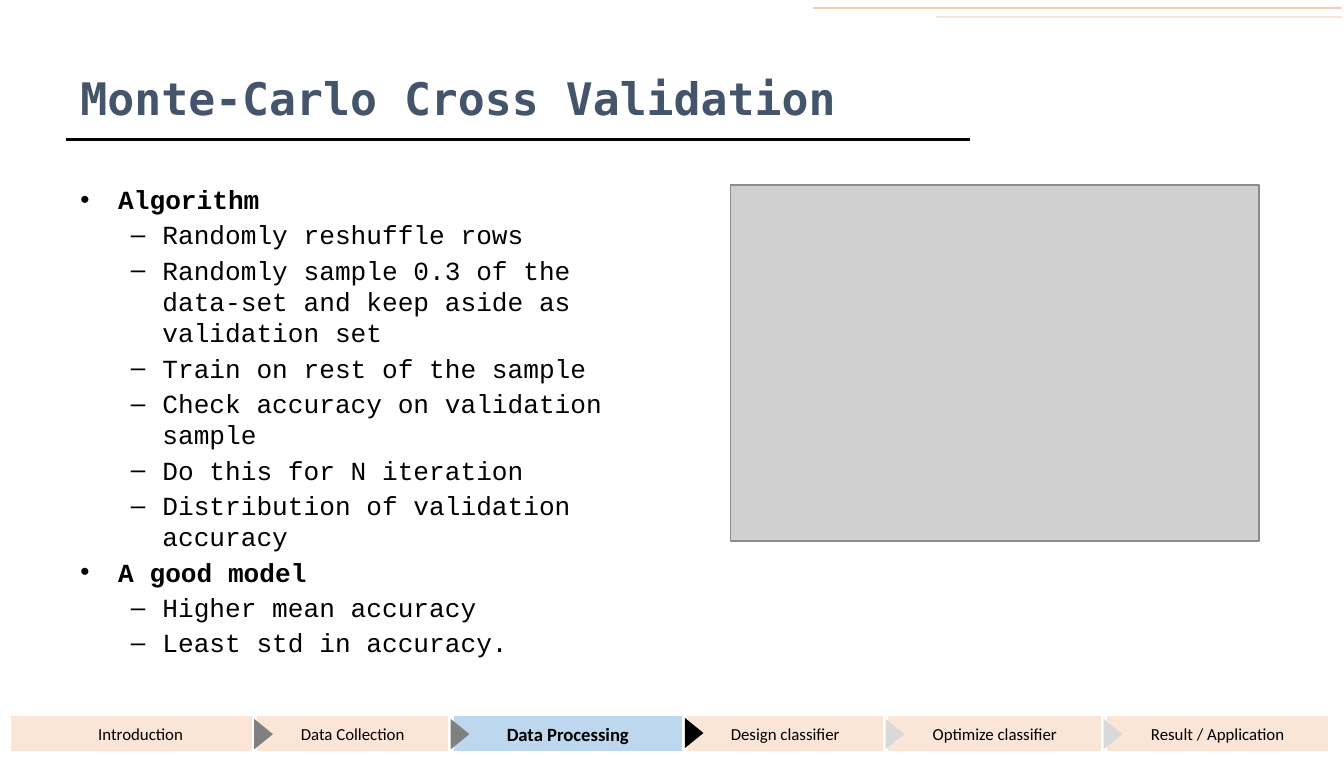
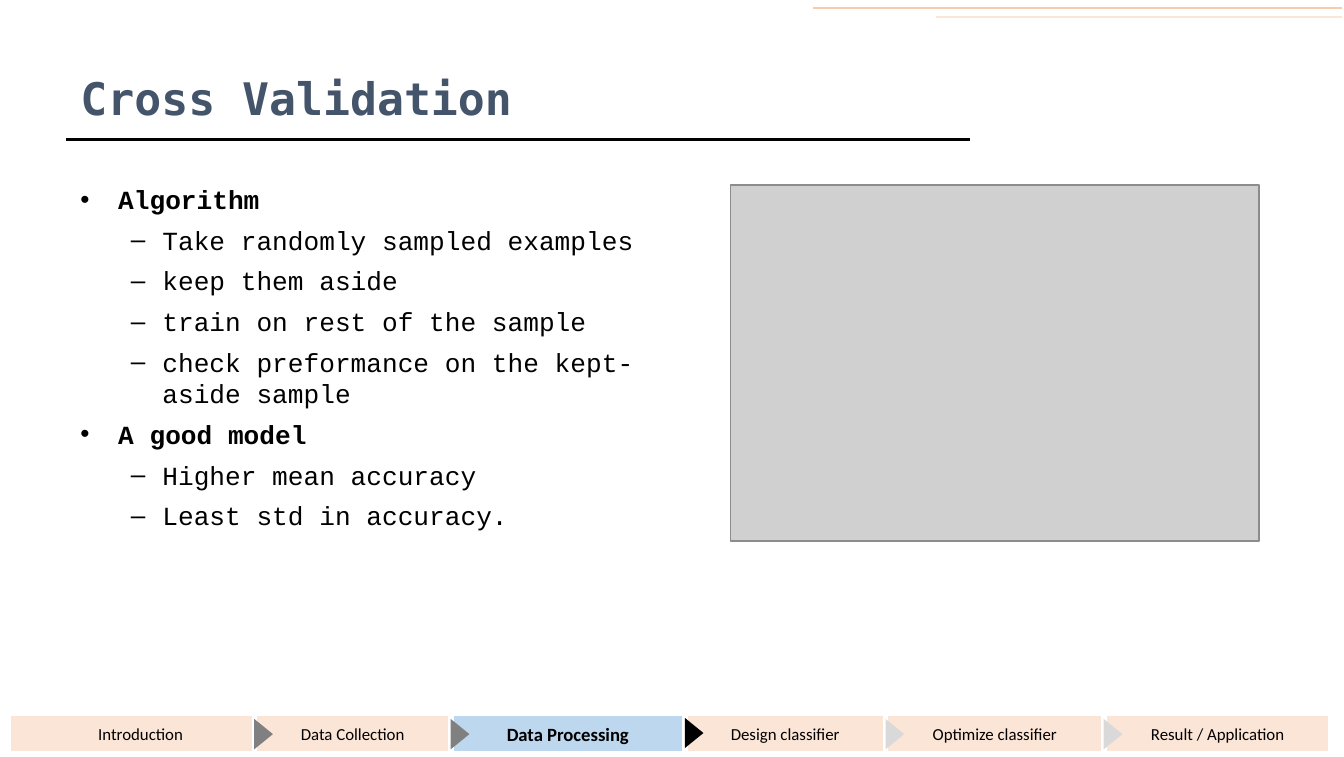
Before and after one commit to KumaranShivam5/gemini, a slide deck: slide 32 of presentation/end_sem_dec_2021/ppt_draft_backup.pptx (slide 31 before the commit). Drawn at 1344x757 pixels with LibreOffice and Linux fonts; fonts in the diff are those of the drawing; grey boxes stand for pictures. Boxes give left, top, right and bottom in pixels: in the first picture for what was removed or moved away, otherwise in the second. Text is boxed around its words. In the diff, an @@ line names an element or a change of style, - is before the commit and + after.

```diff
--- a/presentation/end_sem_dec_2021/ppt_draft_backup.pptx
+++ b/presentation/end_sem_dec_2021/ppt_draft_backup.pptx
@@ title at [80, 79, 512, 116]: text changed @@
-Monte-Carlo Cross Validation
+Cross Validation
@@ text at [118, 191, 507, 531]: more space between paragraphs @@
@@ text at [162, 231, 634, 409]: text changed @@
-  – Randomly reshuffle rows
-  – Randomly sample 0.3 of the data-set and keep aside as validation set
-  – Train on rest of the sample
-  – Check accuracy on validation sample
-  – Do this for N iteration
-  – Distribution of validation accuracy
+  – Take randomly sampled examples
+  – keep them aside
+  – train on rest of the sample
+  – check preformance on the kept-aside sample
```
Also in this commit, not shown: 53 other slides changed, 9 slides added, 1 slide removed, 15 other files.
